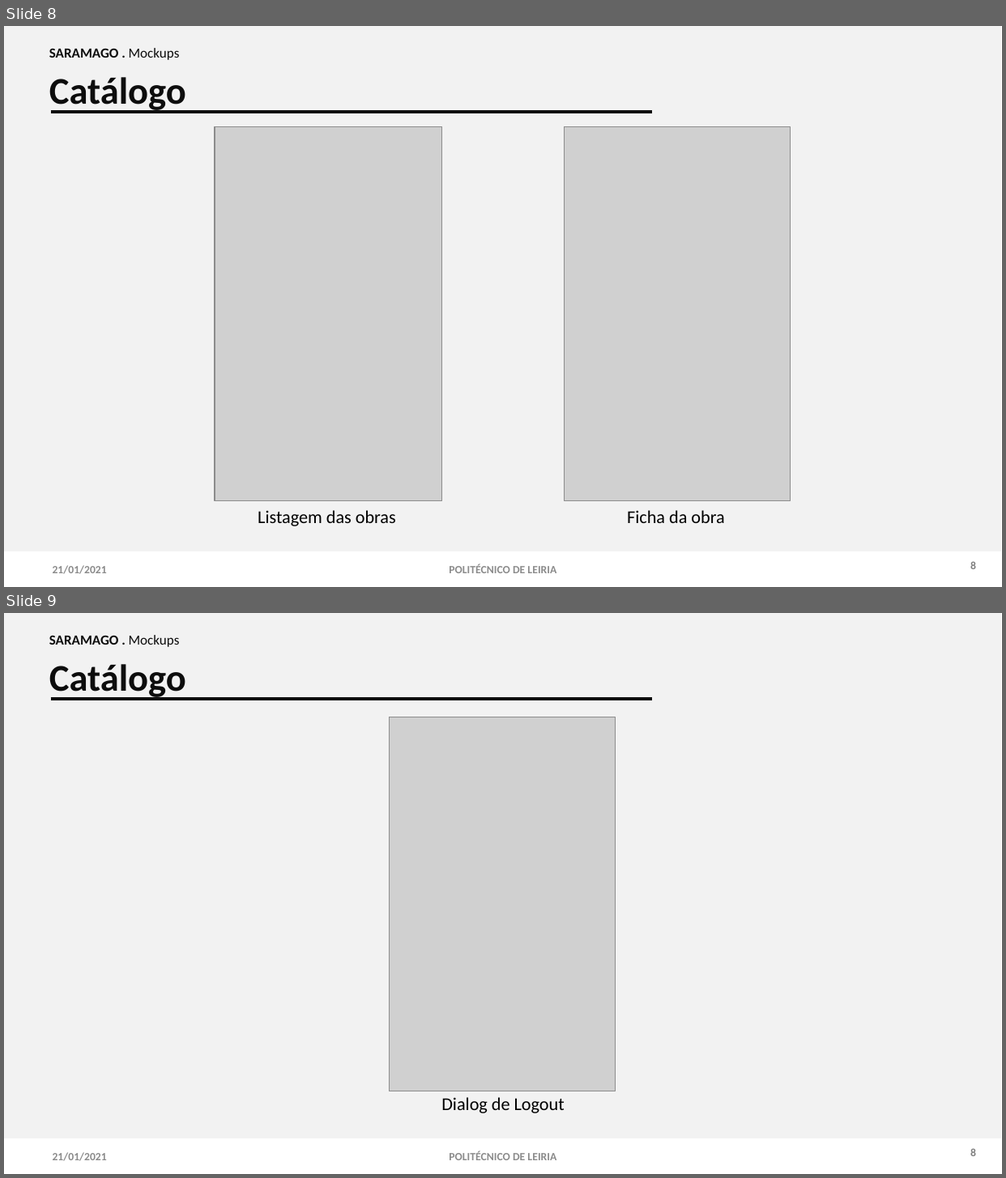
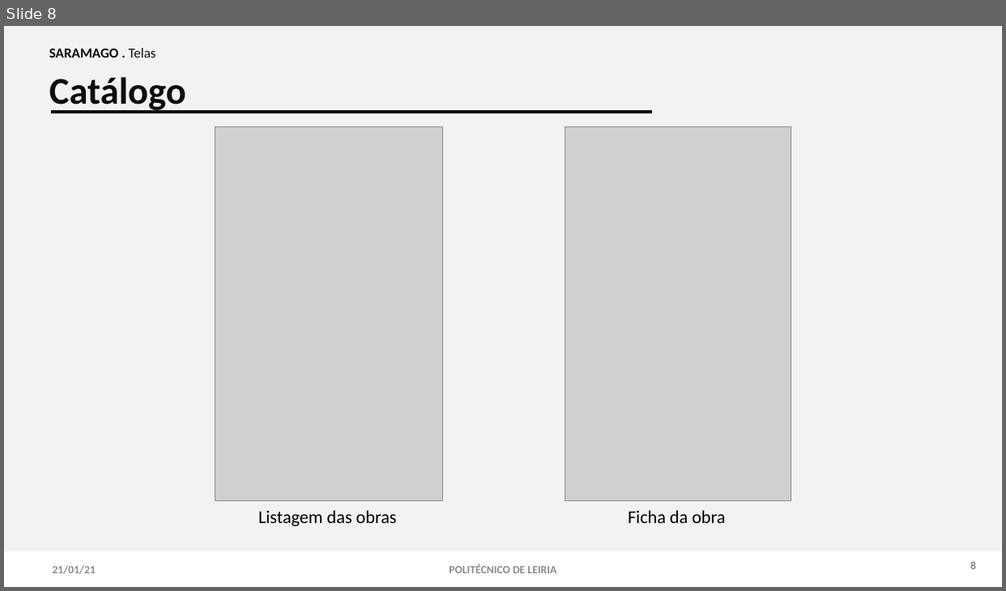
Before and after one commit to 2180622/IPL_PSI_ProjetoFinal_SARAMAGO, a slide deck: Documentacao/Android/IPL_AMSI_Relatorio.pptx. Shown one above the other, each under a label of ours: slides 8 and 9 before the commit, slide 8 after it. The pictures are 1006x1178 and 1006x591 pixels, drawn with LibreOffice and Linux fonts; fonts in the diff are those of the drawing; grey boxes stand for pictures. Boxes give left, top, right and bottom in pixels: in the first picture for what was removed or moved away, otherwise in the second. Text is boxed around its words. In the diff, an @@ line names an element or a change of style, - is before the commit and + after.

```diff
--- a/Documentacao/Android/IPL_AMSI_Relatorio.pptx
+++ b/Documentacao/Android/IPL_AMSI_Relatorio.pptx
@@ slide 9 removed at [4, 613, 1002, 1174], background #FFFFFF @@
@@ rectangle removed at [4, 613, 1001, 1138] @@
@@ text removed at [49, 635, 180, 647] @@
-SARAMAGO . Mockups
@@ text removed at [49, 664, 186, 700] @@
-Catálogo
@@ line removed from (51, 699) to (653, 699) @@
@@ picture removed at [390, 717, 616, 1091] @@
@@ text removed at [441, 1097, 565, 1114] @@
-Dialog de Logout
@@ text removed at [53, 1152, 107, 1161] @@
-21/01/2021
@@ text removed at [449, 1151, 556, 1161] @@
-POLITÉCNICO DE LEIRIA
@@ text removed at [970, 1148, 976, 1157] @@
-8
@@ slide 8 changed as well @@
@@ text at [49, 48, 156, 58]: text changed @@
-SARAMAGO . Mockups
+SARAMAGO . Telas
@@ text at [53, 565, 96, 574]: text changed @@
-21/01/2021
+21/01/21
```
Also in this commit, not shown: 10 other slides changed.
